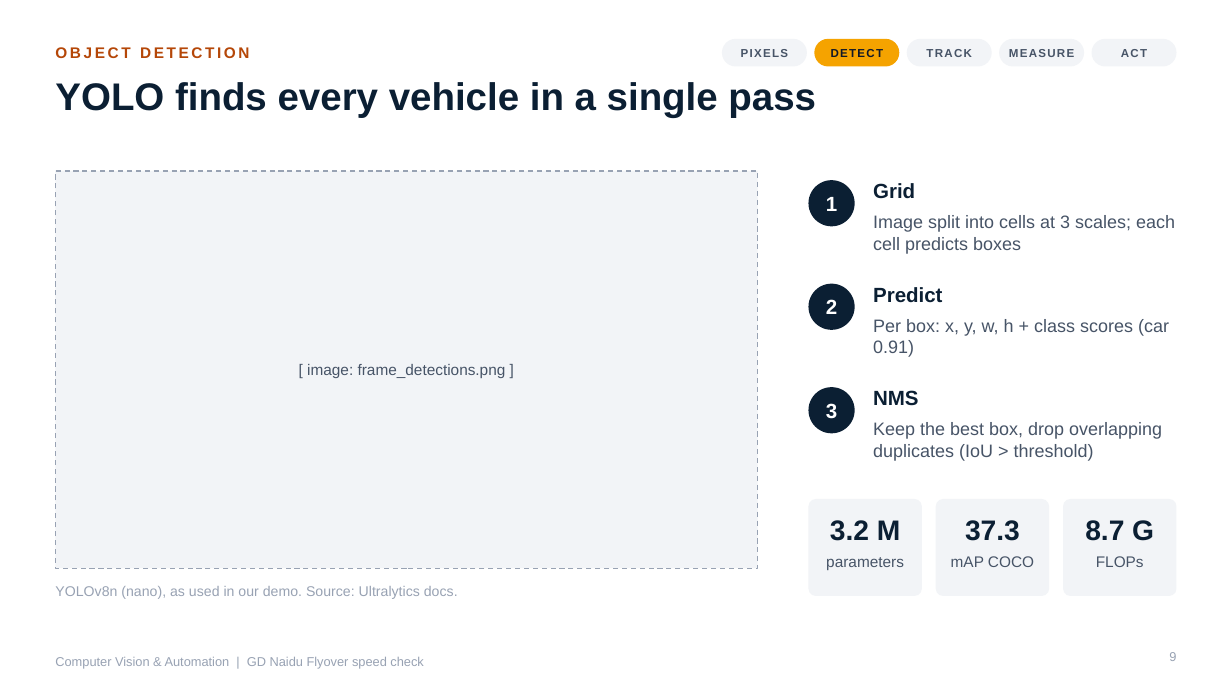
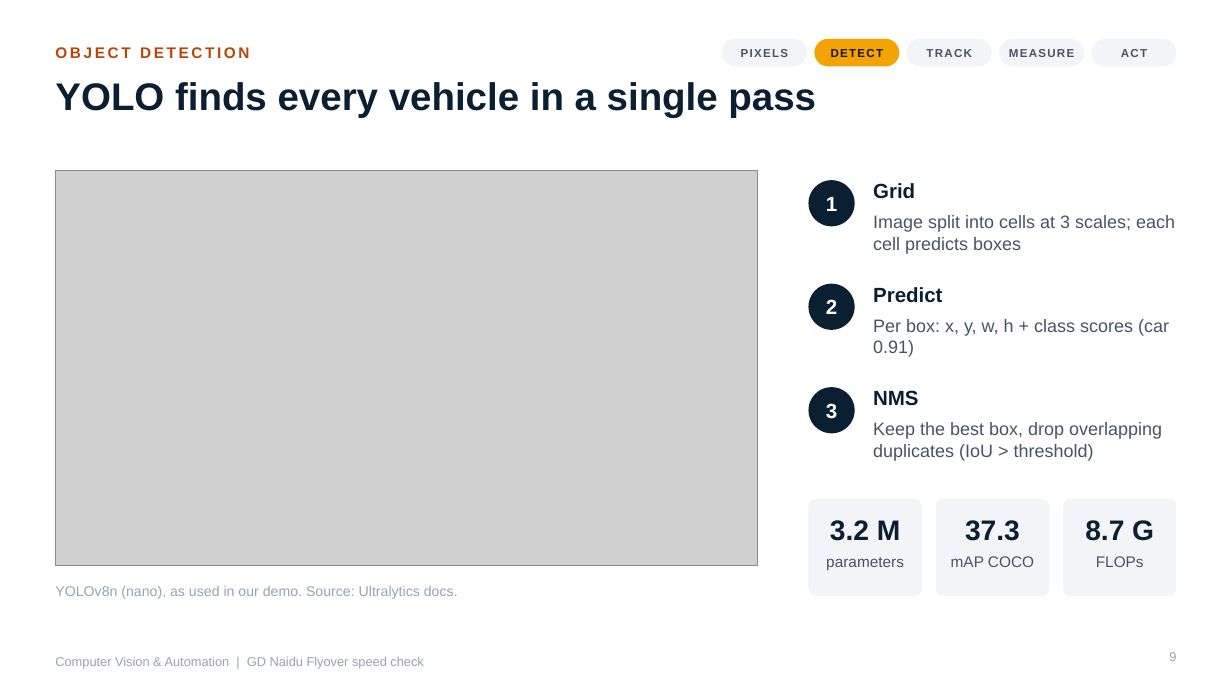
Before and after one commit to Prem-Dharshan/20XW97, a slide deck: slide 9 of cv-automation-ppt/CV_and_Automation.pptx. Drawn at 1232x693 pixels with LibreOffice and Linux fonts; fonts in the diff are those of the drawing; grey boxes stand for pictures. Boxes give left, top, right and bottom in pixels: in the first picture for what was removed or moved away, otherwise in the second. Text is boxed around its words. In the diff, an @@ line names an element or a change of style, - is before the commit and + after.

```diff
--- a/cv-automation-ppt/CV_and_Automation.pptx
+++ b/cv-automation-ppt/CV_and_Automation.pptx
@@ rectangle removed at bbox=[55, 171, 758, 568] @@
@@ picture added at bbox=[55, 171, 758, 567] @@
@@ text removed at bbox=[307, 364, 506, 378] @@
-[ image: frame_detections.png ]
```
Also in this commit, not shown: 10 other slides changed, 37 other files.
